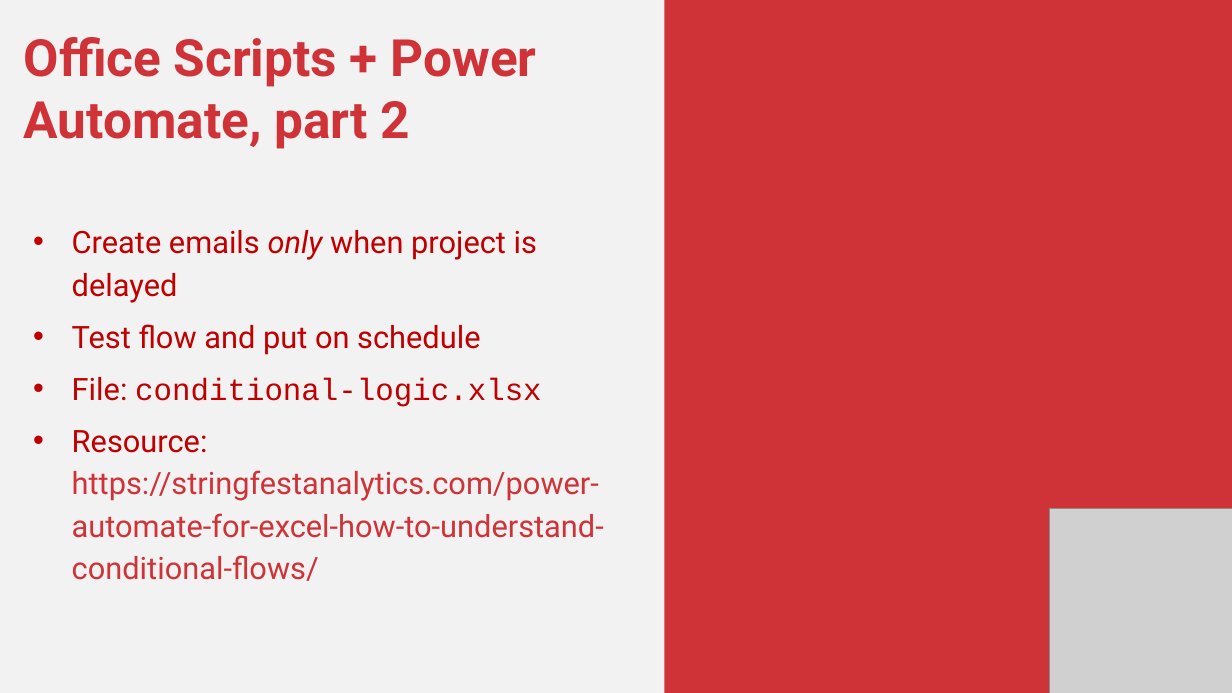
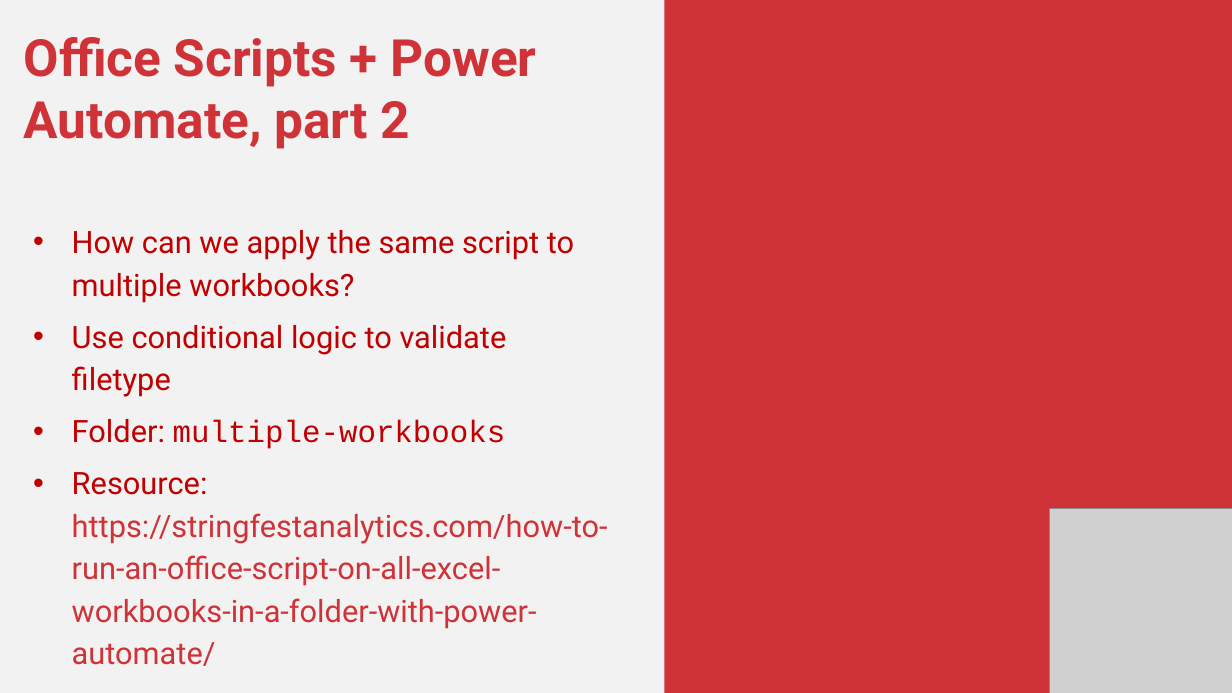
Before and after one commit to stringfestdata/power-automate-for-excel-masterclass, a slide deck: slide 15 of power-automate-for-excel-masterclass.pptx. Drawn at 1232x693 pixels with LibreOffice and Linux fonts; fonts in the diff are those of the drawing; grey boxes stand for pictures. Boxes give left, top, right and bottom in pixels: in the first picture for what was removed or moved away, otherwise in the second. Text is boxed around its words. In the diff, an @@ line names an element or a change of style, - is before the commit and + after.

```diff
--- a/power-automate-for-excel-masterclass.pptx
+++ b/power-automate-for-excel-masterclass.pptx
@@ text at (72, 230, 608, 629): text changed @@
-• Create emails only when project is delayed
-• Test flow and put on schedule
-• File: conditional-logic.xlsx
-• Resource: https://stringfestanalytics.com/power-automate-for-excel-how-to-understand-conditional-flows/
+• How can we apply the same script to multiple workbooks?
+• Use conditional logic to validate filetype
+• Folder: multiple-workbooks
+• Resource: https://stringfestanalytics.com/how-to-run-an-office-script-on-all-excel-workbooks-in-a-folder-with-power-automate/
```
Also in this commit, not shown: 6 other slides changed, 3 slides added, 8 slides removed, 7 other files.
